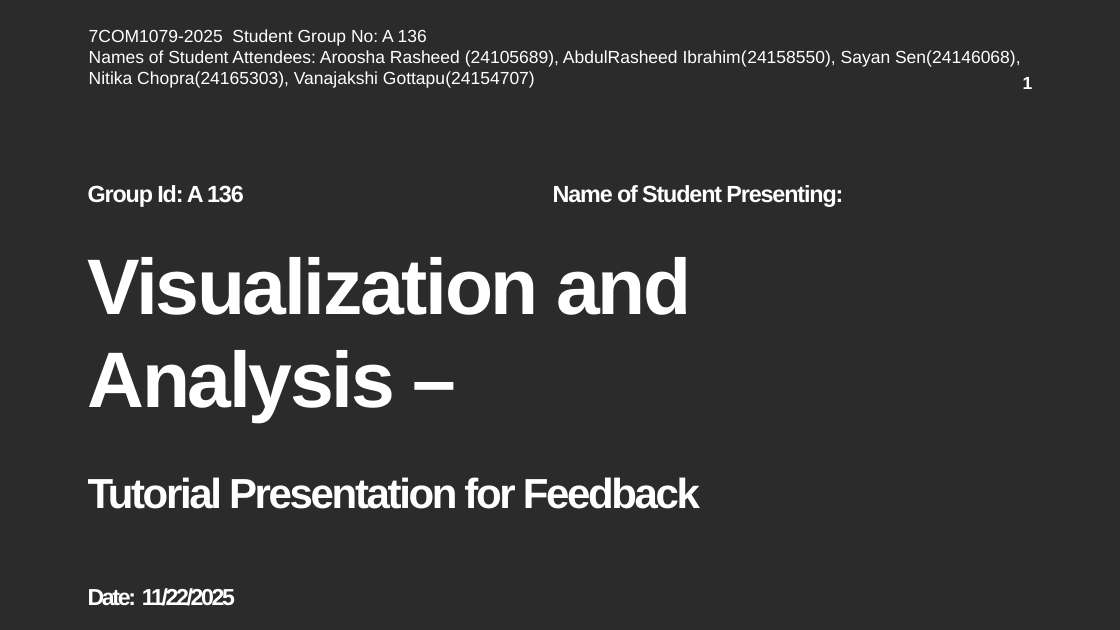
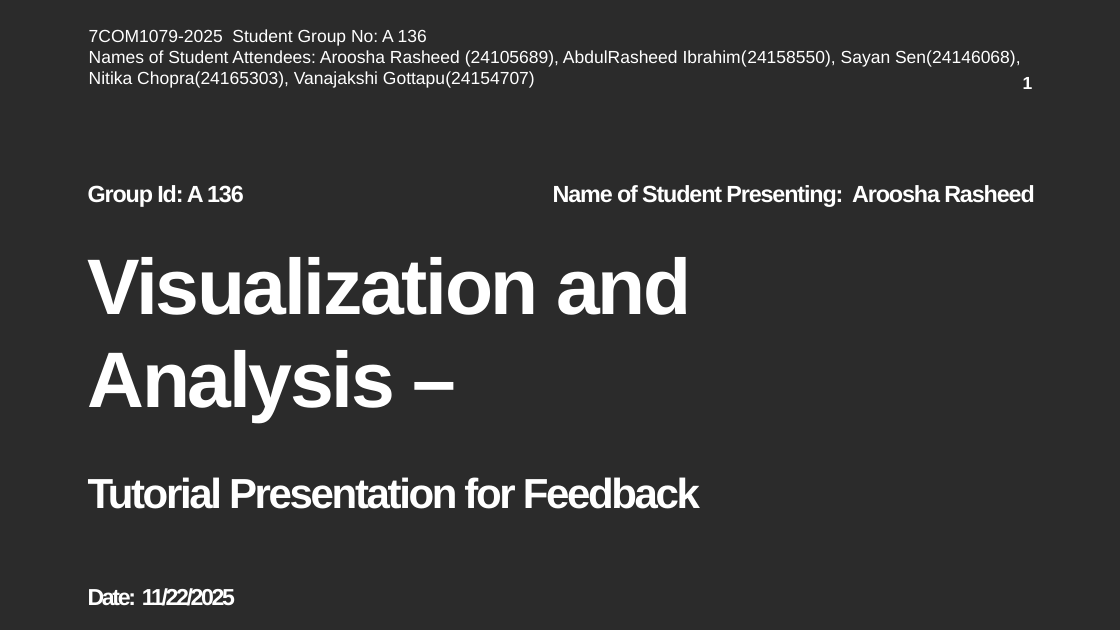
Before and after one commit to Abdoulrasheed/team-research-136, a slide deck: slide 1 of PPT and Documentations/groupA136_vis_and_analysis_student_demo.pptx. Drawn at 1120x630 pixels with LibreOffice and Linux fonts; fonts in the diff are those of the drawing; background and template pictures are left out; a plain dark background stands for a picture behind light text. Boxes give left, top, right and bottom in pixels: in the first picture for what was removed or moved away, otherwise in the second. Text is boxed around its words. In the diff, an @@ line names an element or a change of style, - is before the commit and + after.

```diff
--- a/PPT and Documentations/groupA136_vis_and_analysis_student_demo.pptx
+++ b/PPT and Documentations/groupA136_vis_and_analysis_student_demo.pptx
@@ subtitle at [88, 185, 1034, 207]: text changed @@
-Group Id: A 136 Name of Student Presenting:
+Group Id: A 136 Name of Student Presenting: Aroosha Rasheed
```
Also in this commit, not shown: 3 other slides changed.
